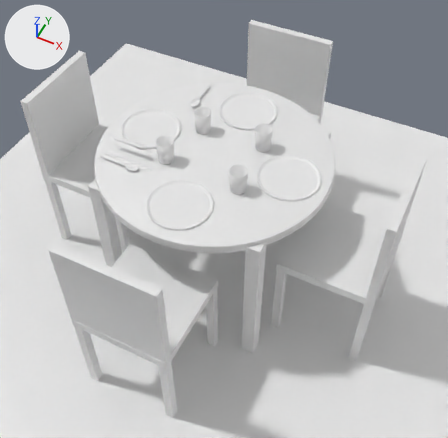
Two versions of the Blender file blender/base.blend, one commit apart.
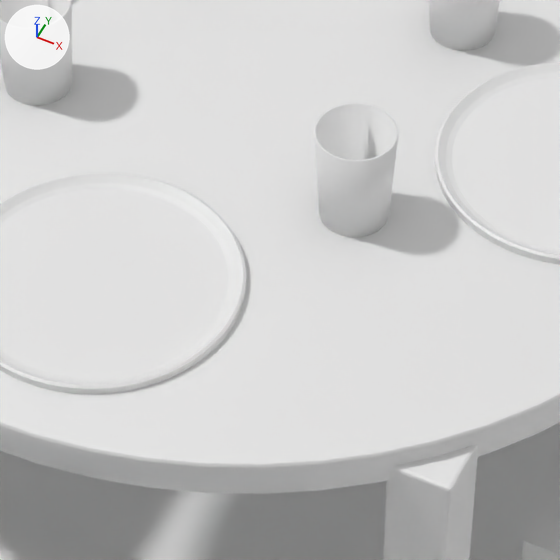
The first picture shows the older version from a 50 mm lens placed at (0.899, -1.713, 2.506), pointed at (0.056, -0.028, 0.4). The close-ups show the older and then the newer version on the part from 35% to 64% of the width and 32% to 61% of the height of that picture. Only the edits that show in the close-ups are written down. The lights are fixed; the arrows at upper left show +X, +Y and +Z.

Names of what the first close-up shows: 'Assento.003', 'Assento.004', 'Chao', 'Copo', 'Copo.001', 'Copo.003', 'Cylinder', 'Cylinder.003', 'Tampo'.
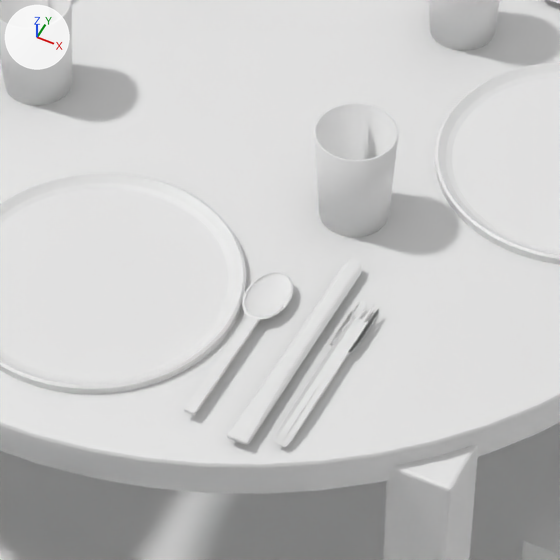
Patch to the scene script:
```diff
--- a/blender/base.blend.py
+++ b/blender/base.blend.py
@@ ob_colher_003 @@
+ob_colher_003 = bpy.data.objects.new('Colher.003', me_cube_008.copy())  # the mesh of ob_colher_001
+ob_colher_003.location = (0.158, -0.365, 0.76)
@@ ob_faca_002 @@
+ob_faca_002 = bpy.data.objects.new('Faca.002', me_cube.copy())  # the mesh of ob_faca
+ob_faca_002.location = (0.208, -0.324, 0.76)
+ob_faca_002.rotation_euler = (0.0, 0.0, 1.571)  # degrees (0, 0, 90)
+_m = ob_faca_002.modifiers.new('Bevel', 'BEVEL')
+_m.width = 0.001
+_m.width_pct = 0.001
@@ ob_garfo_002 @@
+ob_garfo_002 = bpy.data.objects.new('Garfo.002', me_cube_004.copy())  # the mesh of ob_garfo
+ob_garfo_002.location = (0.239, -0.284, 0.76)
+ob_garfo_002.rotation_euler = (0.0, 0.0, 1.571)  # degrees (0, 0, 90)
+ob_garfo_002.scale = (0.99, 1.0, 1.0)
```

Where the change shows, as pixel boxes (x1, y1, x2, y2) in the close-ups (560 x 560 px):
'Faca.002', added
    after: (227, 259, 361, 445)
'Colher.003', added
    after: (184, 272, 293, 416)
'Garfo.002', added
    after: (274, 301, 379, 447)
